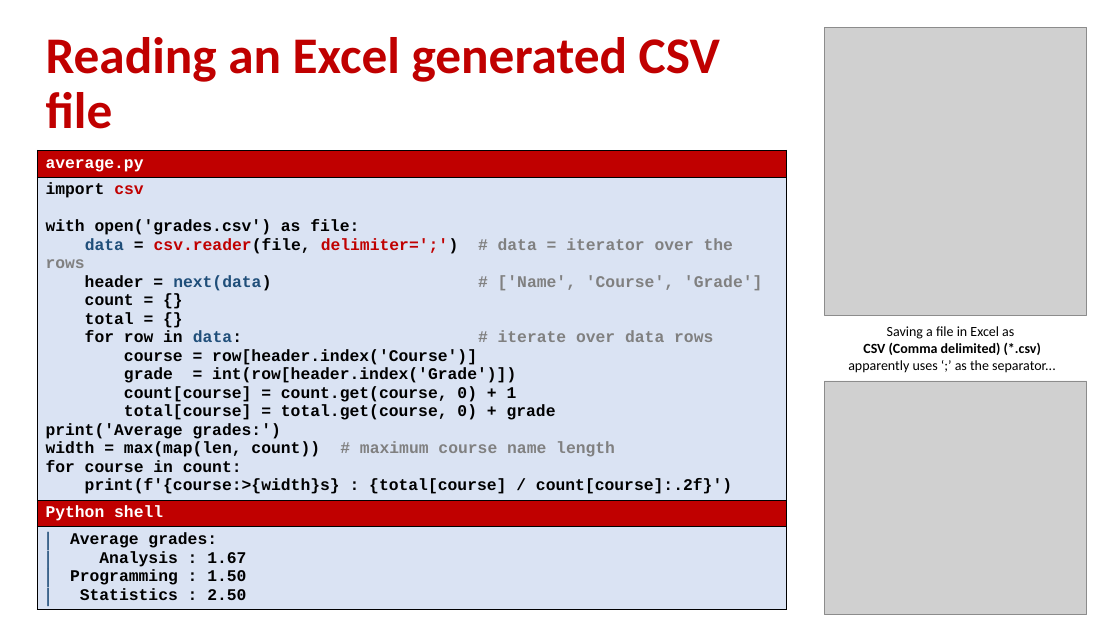
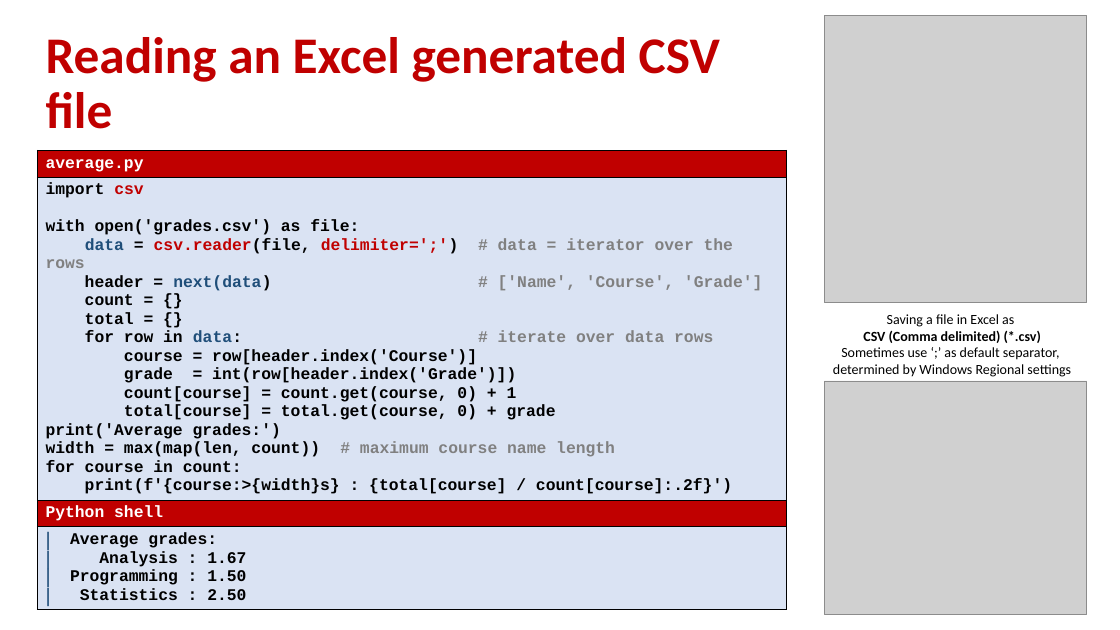
Before and after one commit to gsbrodal/gsbrodal.github.io, a slide deck: slide 6 of ipsa/slides/text.pptx. Drawn at 1120x630 pixels with LibreOffice and Linux fonts; fonts in the diff are those of the drawing; grey boxes stand for pictures. Boxes give left, top, right and bottom in pixels: in the first picture for what was removed or moved away, otherwise in the second. Text is boxed around its words. In the diff, an @@ line names an element or a change of style, - is before the commit and + after.

Commit message:
updated text slides

```diff
--- a/ipsa/slides/text.pptx
+++ b/ipsa/slides/text.pptx
@@ picture: place and size @@
-picture at (824,27,1086,315)
+picture at (824,15,1086,303)
@@ text "Saving a file in Excel ...": place and size @@
-text "Saving a file in Excel ..." at (848,326,1056,373)
+text "Saving a file in Excel ..." at (833,314,1071,377)
@@ text at (833,347,1071,377): text changed @@
-apparently uses ‘;’ as the separator...
+Sometimes use ‘;’ as default separator,
+determined by Windows Regional settings
```
Also in this commit, not shown: 7 other slides changed, 5 other files.
